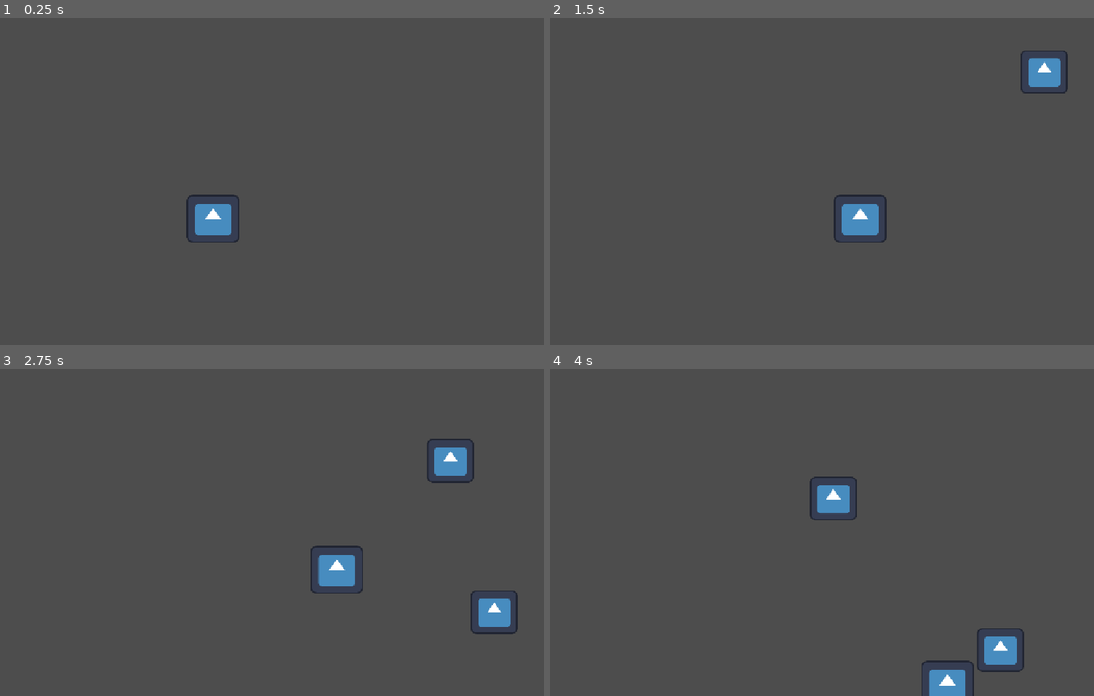
Above: before the commit, frames 1-4 (two rows, left to right).
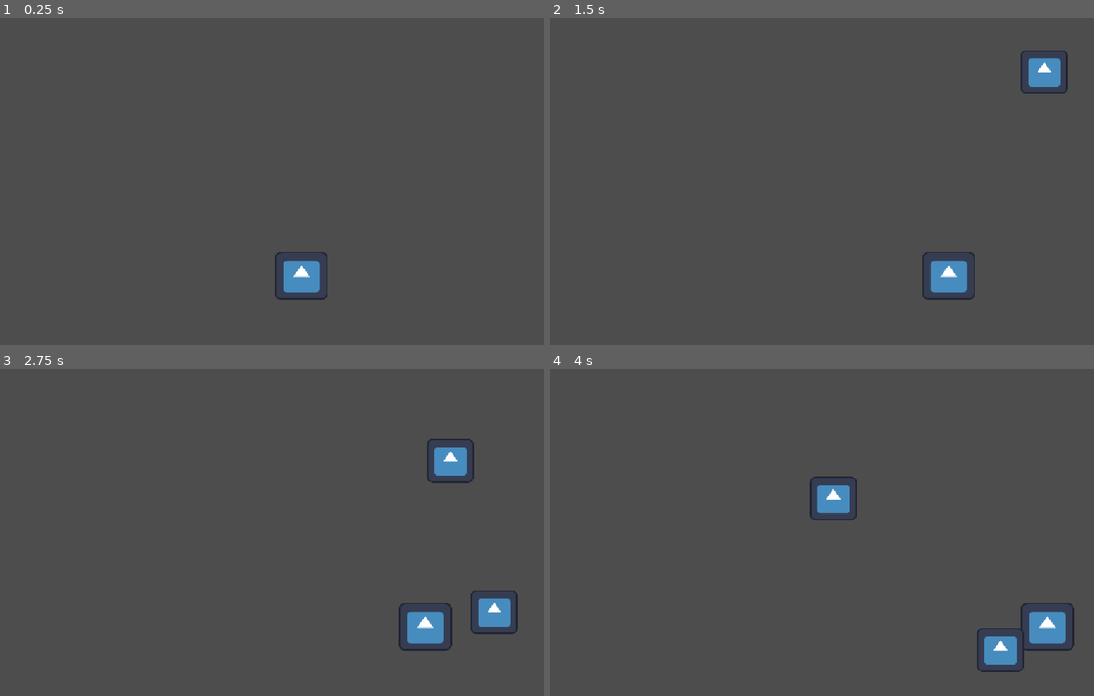
Above: after the commit, the same moments.

Repository: tanst-lang/Zombie-runner
Game: Godot game, scene res://world_scene.tscn
Two runs of this game, one before a commit and one after it. Both use one fixed random seed, a clock stepped at 60 frames per second and the inputs below. The engine's default icon, where the game draws it, is replaced by a stand-in: a white triangle on a blue panel in a dark square.
Inputs:
- Up to frame 1 (0.25 s): no input
- Up to frame 2 (1.5 s): tap Enter at 0.5 s; hold Right (ui_right) 0.53-1.28 s; hold Left (ui_left) from 1.28 s (still down)
- Up to frame 3 (2.75 s): release Left (ui_left) at 2.03 s; hold Right (ui_right) from 2.03 s (still down)
- Up to frame 4 (4 s): release Right (ui_right) at 3.53 s; hold Left (ui_left) from 3.53 s (still down)

The runs differ from the first frame. In frame 1, 1.6% of the frame differs, in the area x 34-61%, y 54-87%; in frame 2, 1.6%, in the area x 52-79%, y 54-87%; in frame 3, 1.6%; in frame 4, 1.5%.

Commit message:
small change before merging branch to main

Diff:
--- a/zombie-runner/world_scene.tscn
+++ b/zombie-runner/world_scene.tscn
@@ -6,7 +6,7 @@
 [node name="world" type="Node2D" unique_id=353233387]
 
 [node name="CharacterBody2D" parent="." unique_id=1844742056 instance=ExtResource("1_vbdgo")]
-position = Vector2(422, 398)
+position = Vector2(597, 511)
 
 [node name="obstacles_spawner" type="Node2D" parent="." unique_id=433028103]
 script = ExtResource("2_77iun")
